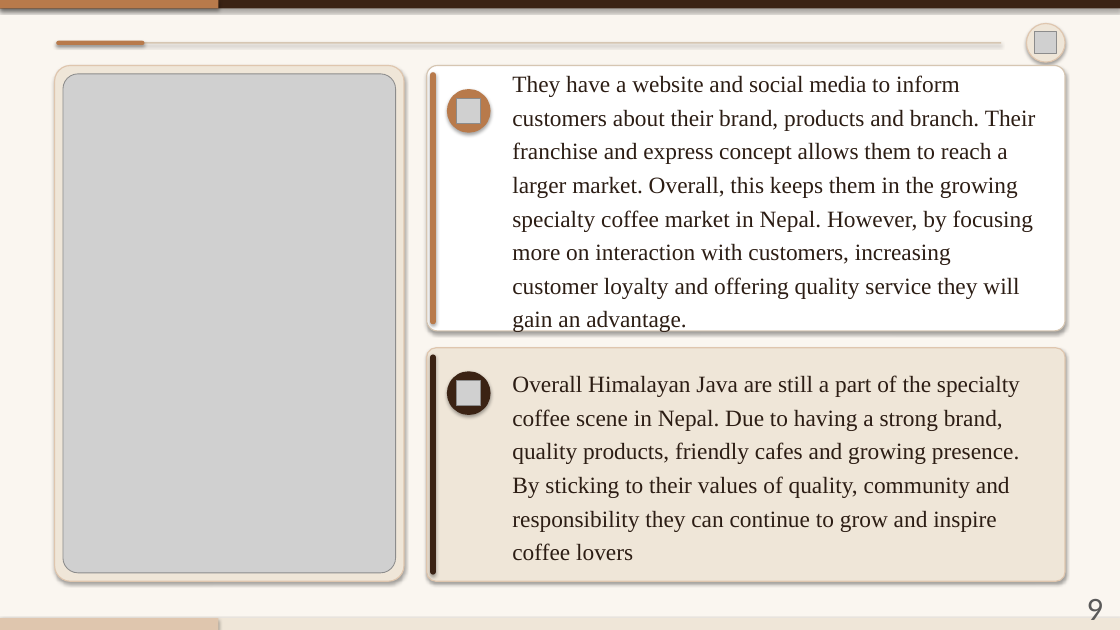
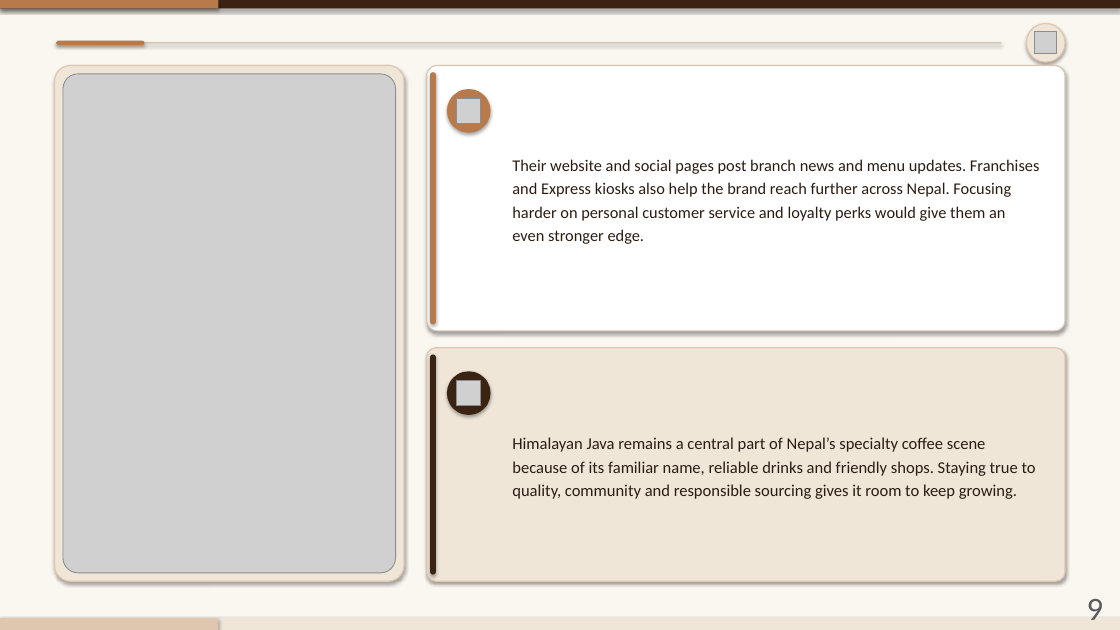
Before and after one commit to AV248/temp, a slide deck: slide 9 of Himalayan_Java_Presentation_Numbered.pptx. Drawn at 1120x630 pixels with LibreOffice and Linux fonts; fonts in the diff are those of the drawing; grey boxes stand for pictures. Boxes give left, top, right and bottom in pixels: in the first picture for what was removed or moved away, otherwise in the second. Text is boxed around its words. In the diff, an @@ line names an element or a change of style, - is before the commit and + after.

```diff
--- a/Himalayan_Java_Presentation_Numbered.pptx
+++ b/Himalayan_Java_Presentation_Numbered.pptx
@@ text at (x1=512, y1=159, x2=1039, y2=244): text changed; size 20 to 14 pt; font Times New Roman to Calibri; text colour #2C1D14 to #2B1C13 @@
-They have a website and social media to inform customers about their brand, products and branch. Their franchise and express concept allows them to reach a larger market. Overall, this keeps them in the growing specialty coffee market in Nepal. However, by focusing more on interaction with customers, increasing customer loyalty and offering quality service they will gain an advantage.
+Their website and social pages post branch news and menu updates. Franchises and Express kiosks also help the brand reach further across Nepal. Focusing harder on personal customer service and loyalty perks would give them an even stronger edge.
@@ text at (x1=512, y1=437, x2=1036, y2=499): text changed; size 20 to 14.2 pt; font Times New Roman to Calibri; text colour #2C1D14 to #2B1C13 @@
-Overall Himalayan Java are still a part of the specialty coffee scene in Nepal. Due to having a strong brand, quality products, friendly cafes and growing presence. By sticking to their values of quality, community and responsibility they can continue to grow and inspire coffee lovers
+Himalayan Java remains a central part of Nepal’s specialty coffee scene because of its familiar name, reliable drinks and friendly shops. Staying true to quality, community and responsible sourcing gives it room to keep growing.
```
Also in this commit, not shown: 21 other slides changed, 1 slide added, 1 slide removed.
